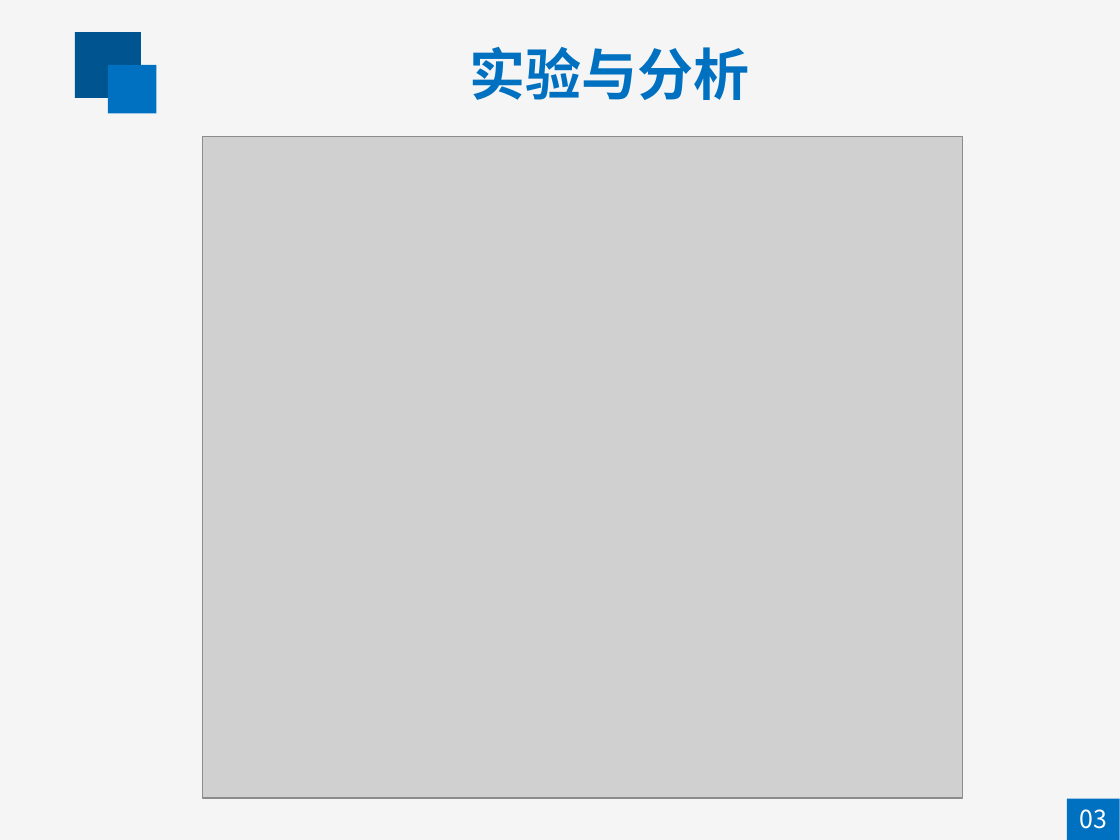
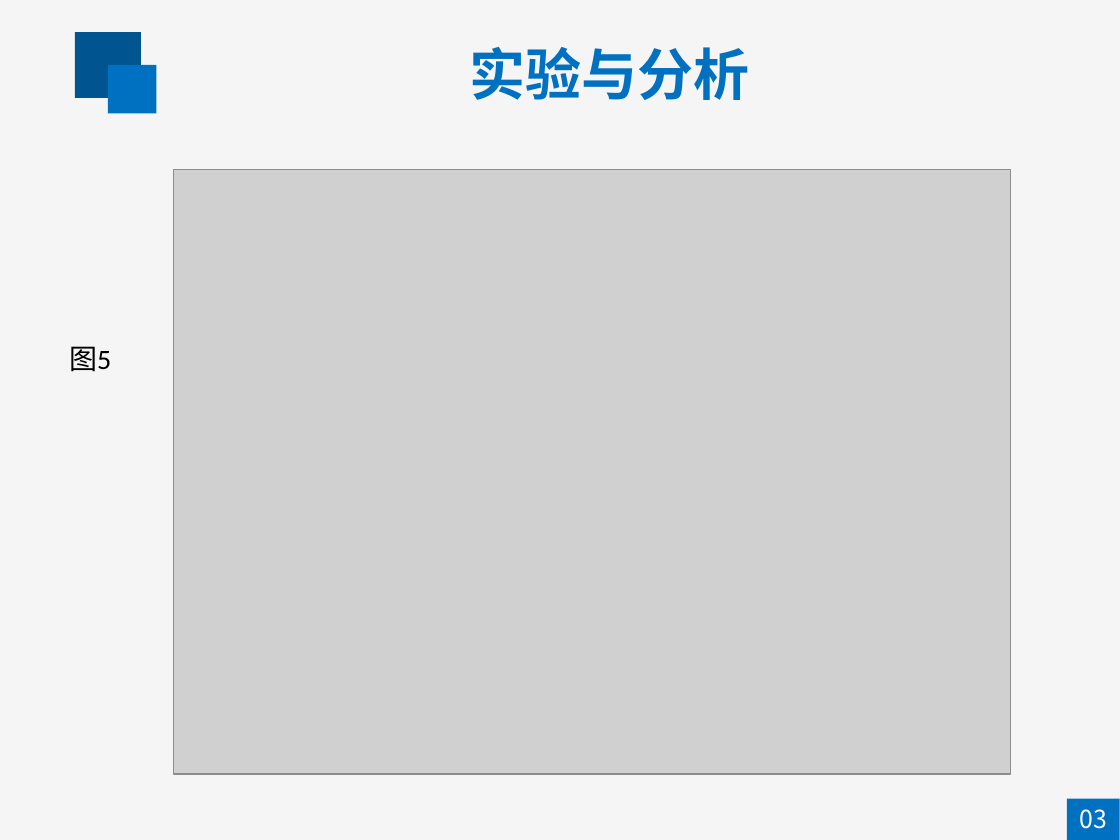
Before and after one commit to ZHuiLBo/PaperBK, a slide deck: slide 32 of 赵惠答辩（删）.pptx. Drawn at 1120x840 pixels with LibreOffice and Linux fonts; fonts in the diff are those of the drawing; grey boxes stand for pictures. Boxes give left, top, right and bottom in pixels: in the first picture for what was removed or moved away, otherwise in the second. Text is boxed around its words. In the diff, an @@ line names an element or a change of style, - is before the commit and + after.

```diff
--- a/赵惠答辩（删）.pptx
+++ b/赵惠答辩（删）.pptx
@@ picture: place and size @@
-picture at <box>203,137,962,799</box>
+picture at <box>174,170,1010,775</box>
@@ text added at <box>69,346,111,372</box>, 18 pt, text #000000 @@
+图5
```
Also in this commit, not shown: 1 other file.
